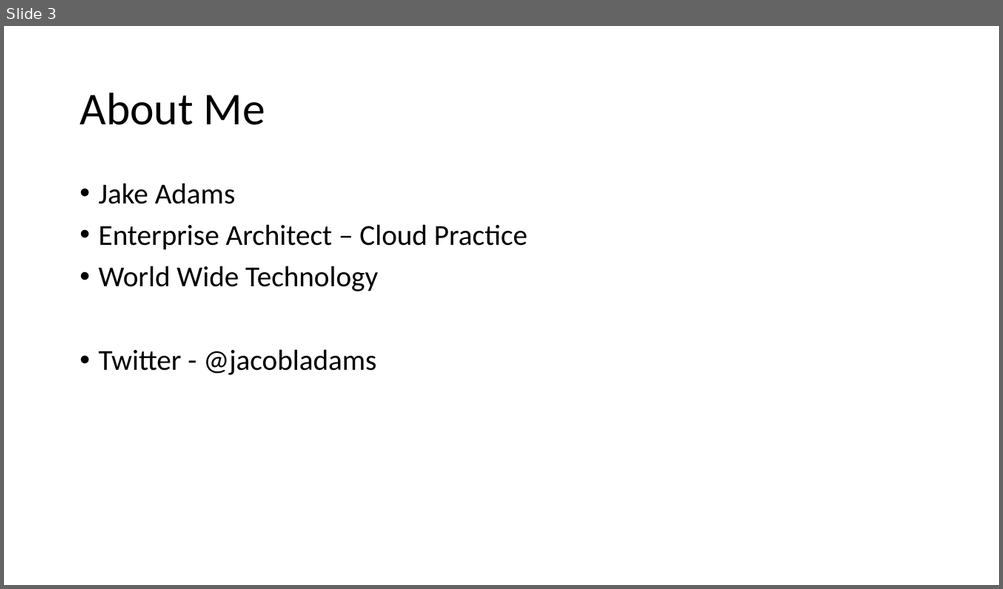
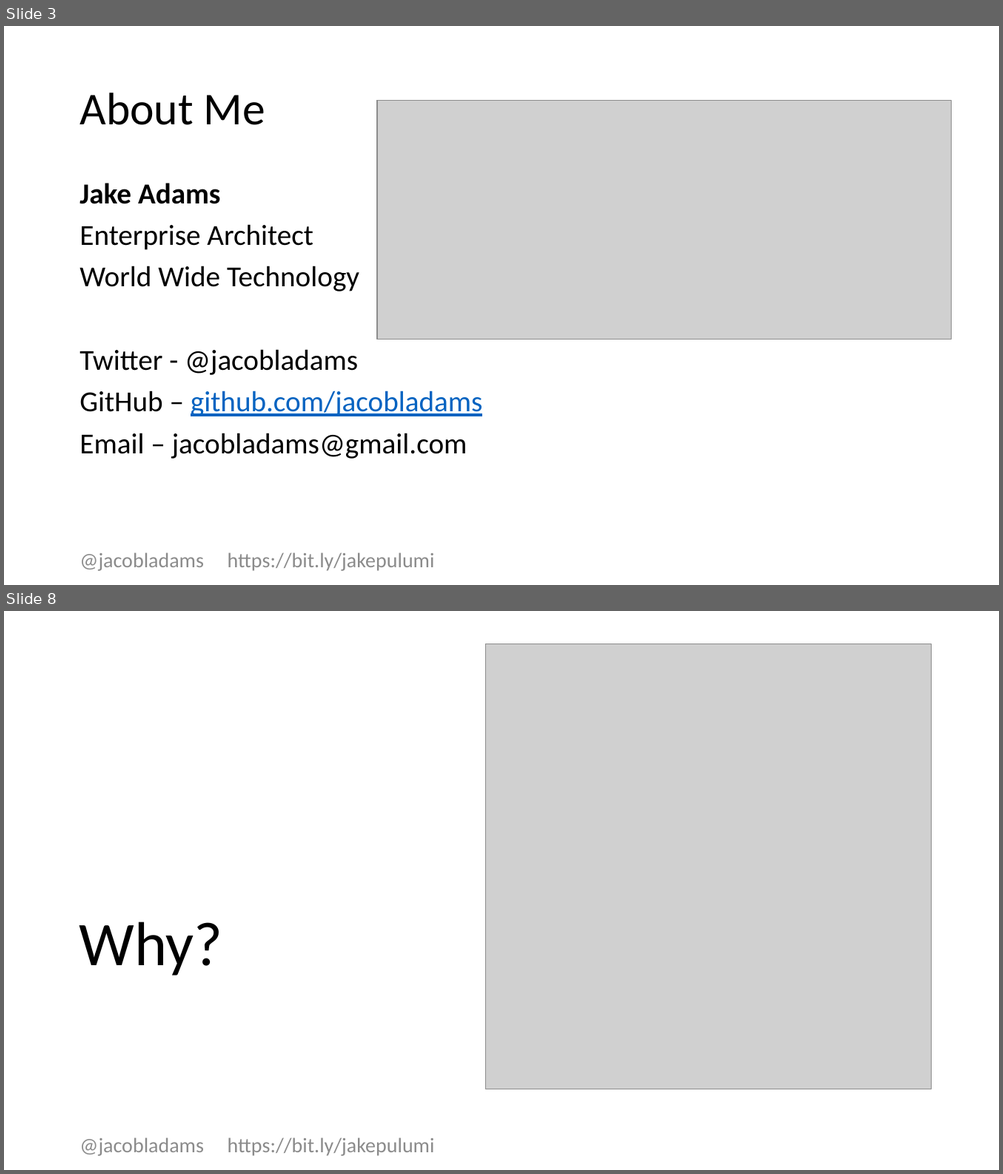
Before and after one commit to jacobladams/creating-cloud-infrastructure-with-c-sharp-and-pulumi, a slide deck: Creating Cloud Infrastructure with C# and Pulumi.pptx. Shown one above the other, each under a label of ours: slide 3 before the commit, slides 3 and 8 after it; the slides between them are not shown. The pictures are 1003x589 and 1003x1174 pixels, drawn with LibreOffice and Linux fonts; fonts in the diff are those of the drawing; grey boxes stand for pictures. Boxes give left, top, right and bottom in pixels: in the first picture for what was removed or moved away, otherwise in the second. Text is boxed around its words. In the diff, an @@ line names an element or a change of style, - is before the commit and + after.

```diff
--- a/Creating Cloud Infrastructure with C# and Pulumi.pptx
+++ b/Creating Cloud Infrastructure with C# and Pulumi.pptx
@@ slide 8 added at <box>4,611,999,1170</box>, background #FFFFFF @@
@@ picture added at <box>485,644,930,1090</box> @@
@@ title added at <box>79,922,223,976</box>, 60 pt, text #000000 @@
+Why?
@@ text added at <box>79,1138,435,1156</box>, 20 pt, text #8C8C8C @@
+@jacobladams https://bit.ly/jakepulumi
@@ slide 3 changed as well @@
@@ picture added at <box>377,101,933,332</box> @@
@@ picture added at <box>377,101,950,339</box> @@
@@ text at <box>79,183,359,375</box>: bold on in "Jake Adams"; bullet • to none @@
@@ text at <box>79,224,313,250</box>: text changed @@
-• Enterprise Architect – Cloud Practice
+Enterprise Architect
@@ text at <box>79,391,483,459</box>: paragraphs added @@
+GitHub – github.com/jacobladams
+Email – jacobladams@gmail.com
@@ text added at <box>79,553,435,571</box>, 20 pt, text #8C8C8C @@
+@jacobladams https://bit.ly/jakepulumi
```
Also in this commit, not shown: 2 other slides changed, 9 other slides added, 2 slides removed, 35 other files.
